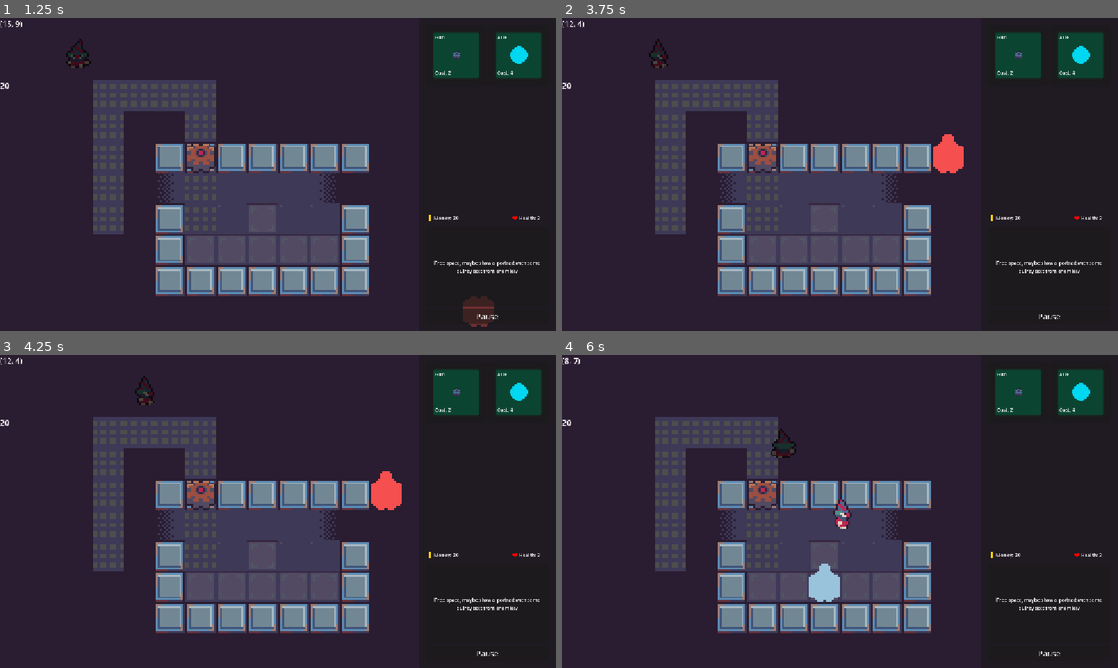
Above: before the commit, frames 1-4 (two rows, left to right).
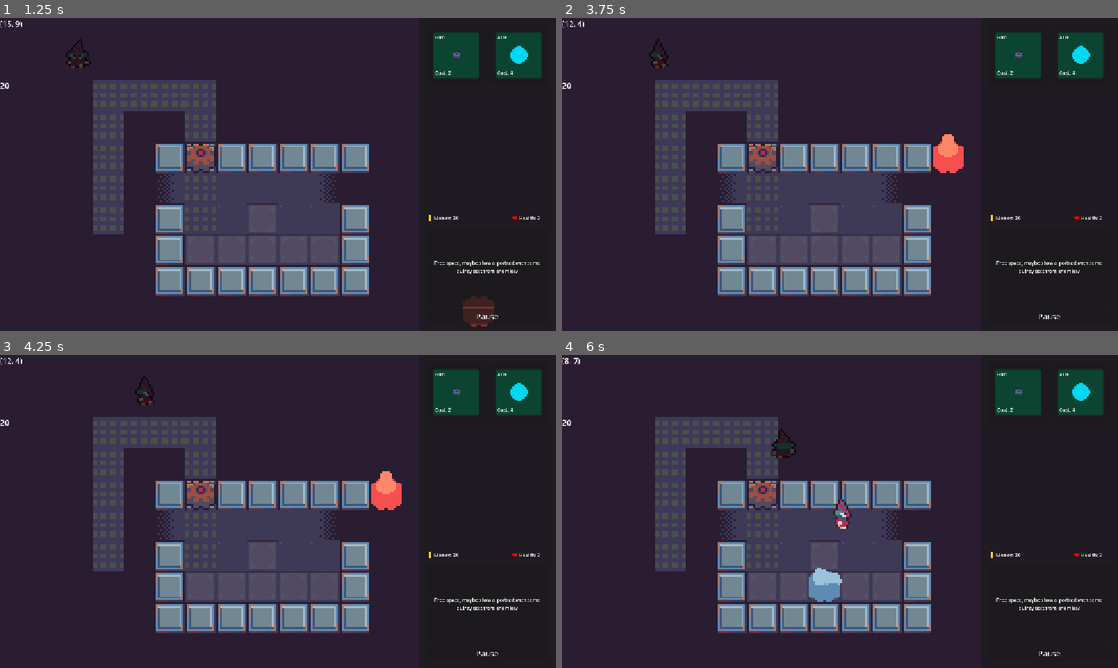
Above: after the commit, the same moments.

Repository: aughckt/spin-to-win
Game: Godot game, scene res://structure/level_manager.tscn
Same seed, same stepped clock (60 frames per second), same inputs: the game is played once before the commit and once after it. The engine's default icon, where the game draws it, is replaced by a stand-in: a white triangle on a blue panel in a dark square.
Inputs (mouse positions are in pixels of both pictures, inside the frame that each line leads up to):
- Up to frame 1 (1.25 s): click "Start Wave" at 0.5 s
- Up to frame 2 (3.75 s): click (1017, 55) at 1.27 s; click "Pause" at 2 s; click "Continue" at 2.75 s; move the mouse to (962, 158) at 3.52 s; hold D (right) from 3.53 s (still down); hold Mouse wheel down (scroll_down) from 3.53 s (still down); click (962, 158) at 3.67 s
- Up to frame 3 (4.25 s): keep holding D (right); keep holding Mouse wheel down (scroll_down); tap Mouse wheel up (scroll_up) at 3.8 s
- Up to frame 4 (6 s): move the mouse to (728, 527) at 4.27 s; release D (right) at 4.28 s; release Mouse wheel down (scroll_down) at 4.28 s; hold S (down) 4.28-5.03 s; tap Mouse wheel up (scroll_up) at 4.35, 5.3, 5.85 s; click (728, 527) at 4.42 s; tap Mouse wheel down (scroll_down) at 4.55 s; move the mouse to (895, 442) at 5.02 s; hold D (right) 5.03-5.78 s; hold Mouse wheel down (scroll_down) 5.03-5.78 s; click (895, 442) at 5.17 s; move the mouse to (812, 574) at 5.77 s; hold W (up) from 5.78 s (still down); click (812, 574) at 5.92 s

Frame 1 is identical in both runs. In frame 2, 0.2% of the frame differs, in the area x 67-72%, y 37-45%; in frame 3, 0.2%; in frame 4, 0.4%, in the area x 44-51%, y 66-79%.

Commit message:
finish build visual

Diff:
--- a/environment/environment.gd
+++ b/environment/environment.gd
@@ -36,6 +36,8 @@
 ##true if powered
 var ori_gear_state: Dictionary[Vector2i, bool] = {}
 
+var tower_rotation: float = 0
+
 const directions: Array[Vector2i] = [Vector2i.RIGHT, Vector2i.DOWN, Vector2i.LEFT, Vector2i.UP]
 const end_tile_type := 4
 
@@ -161,12 +163,6 @@
 		if gearmap.get_cell_source_id(tile) != -1:
 			return "Tile is already occupied"
 
-		#var terrain_data := terrainmap.get_cell_tile_data(tile)
-		#if terrain_data != null:
-			#var perms := get_perms(tile) #terrain_data.get_custom_data(BuildPermsName) as BuildPerms
-			#if perms == BuildPerms.Nothing:
-				#return "Cannot build on this tile"
-
 		if get_perms(tile) == BuildPerms.Nothing:
 			return "Cannot build on this tile"
 
@@ -211,7 +207,7 @@
 		gearmap.set_cell(tile, gearmap.tile_set.get_source_id(0), ATLAS_COORDS[BASIC_GEAR])
 		var visual := GearVisual.create_basic()
 		visual.global_position = gearmap.to_global(gearmap.map_to_local(tile))
-		var build_perms := get_perms(tile) #terrainmap.get_cell_tile_data(tile).get_custom_data(BuildPermsName) as BuildPerms
+		var build_perms := get_perms(tile)
 		visual.reparent.call_deferred(underground_gears if build_perms == BuildPerms.Gears else gears)
 		tile_to_visual[tile] = visual
 
@@ -450,7 +446,6 @@
 	if tower_data.cost > budget:
 		return "This isn't a charity"
 
-	#var perms := terrainmap.get_cell_tile_data(tile).get_custom_data(BuildPermsName) as BuildPerms
 	if get_perms(tile) == BuildPerms.Gears:
 		return "Cannot build a tower on this tile"
 
@@ -463,6 +458,9 @@
 	towers.add_child(tower)
 	tower.global_position = gearmap.to_global(gearmap.map_to_local(tile))
 	tower.data = tower_data
+
+	if tower is GunTower:
+		(tower as GunTower).set_gun_rotation(tower_rotation)
 
 	tile_to_tower[tile] = tower
 	return ""
--- a/towers/gun_tower/gun_tower.gd
+++ b/towers/gun_tower/gun_tower.gd
@@ -9,8 +9,8 @@
 var gun_rotation: float = PI/2
 
 
-func _ready() -> void:
-	rotate_area.input_event.connect(_on_rotate_area_input)
+#func _ready() -> void:
+	#rotate_area.input_event.connect(_on_rotate_area_input)
 
 
 func shoot() -> void:
@@ -25,20 +25,18 @@
 	SoundBus.play_sound(shoot_sound)
 
 
-func _on_rotate_area_input(_viewport: Node, event: InputEvent, _shape_idx: int) -> void:
-	if event.is_action_pressed("scroll_up"):
-		rotate_gun(-PI/2)
-	elif event.is_action_pressed("scroll_down"):
-		rotate_gun(PI/2)
+#func _on_rotate_area_input(_viewport: Node, event: InputEvent, _shape_idx: int) -> void:
+	#if event.is_action_pressed("scroll_up"):
+		#rotate_gun(-PI/2)
+	#elif event.is_action_pressed("scroll_down"):
+		#rotate_gun(PI/2)
 
-
-func rotate_gun(amount: float) -> void:
-	shooter_sprite.stop()
-	gun_rotation = wrapf(gun_rotation + amount + PI, 0.0, TAU) - PI
+func set_gun_rotation(rad: float) -> void:
+	gun_rotation = wrapf(rad + PI, 0.0, TAU) - PI
 	if gun_rotation == -PI:
 		gun_rotation = PI
 
-	print(gun_rotation)
+	shooter_sprite.stop()
 
 	if gun_rotation == PI:
 		shooter_sprite.animation = "shoot_left"
@@ -48,3 +46,6 @@
 		shooter_sprite.animation = "shoot_right"
 	elif gun_rotation == -PI/2:
 		shooter_sprite.animation = "shoot_down"
+
+func rotate_gun(amount: float) -> void:
+	set_gun_rotation(gun_rotation + amount)
--- a/ui/build_visual.gd
+++ b/ui/build_visual.gd
@@ -9,9 +9,11 @@
 @export var clear_color: Color
 @export var obstructed_color: Color
 
-@export var gun_data: TowerData
+@export var gear_clear_color: Color
+@export var gear_obstructed_color: Color
 
 var data: TowerData
+var tower: GenericTower
 
 func _ready() -> void:
 	child.process_mode = Node.PROCESS_MODE_DISABLED
@@ -25,7 +27,7 @@
 	if data == null:
 		return
 
-	var tower := data.scene.instantiate() as GenericTower
+	tower = data.scene.instantiate() as GenericTower
 	child.add_child(tower)
 	for n in child.get_children():
 		_update_nodes(n)
@@ -48,28 +50,33 @@
 
 func _unhandled_input(event: InputEvent) -> void:
 	#really dont like this
-	if data != gun_data:
+	if tower == null || tower is not GunTower:
 		return
+
+	var gun_tower := tower as GunTower
 
 	#TODO
 	if event is InputEventKey:
 		var key := (event as InputEventKey).keycode
 		match key:
+			KEY_RIGHT:
+				gun_tower.set_gun_rotation(0)
 			KEY_UP:
-				pass
+				gun_tower.set_gun_rotation(PI/2)
 			KEY_LEFT:
-				pass
+				gun_tower.set_gun_rotation(PI)
 			KEY_DOWN:
-				pass
-			KEY_RIGHT:
-				pass
+				gun_tower.set_gun_rotation(-PI/2)
+
 	elif event is InputEventMouseButton:
 		var button := (event as InputEventMouseButton).button_index
 		match button:
+			MouseButton.MOUSE_BUTTON_WHEEL_UP:
+				gun_tower.rotate_gun(-PI/4)
 			MouseButton.MOUSE_BUTTON_WHEEL_DOWN:
-				pass
-			MouseButton.MOUSE_BUTTON_WHEEL_UP:
-				pass
+				gun_tower.rotate_gun(PI/4)
+
+	Env.INST.tower_rotation = gun_tower.gun_rotation
 
 func _process(_delta: float) -> void:
 	var map := Env.INST.gearmap
@@ -86,10 +93,10 @@
 	if child.visible && gear_visual.visible:
 		var total_cost := Env.GEAR_COST + data.cost
 		if total_cost > Env.INST.budget:
-			(gear_visual.anim.material as ShaderMaterial).set_shader_parameter("color", clear_color if can_place_gear else obstructed_color)
+			(gear_visual.anim.material as ShaderMaterial).set_shader_parameter("color", gear_clear_color if can_place_gear else gear_obstructed_color)
 			mat.set_shader_parameter("color", obstructed_color)
 			return
 
-	var col: Color = clear_color if can_place_gear || can_place_tower else obstructed_color
-	mat.set_shader_parameter("color", col)
-	(gear_visual.anim.material as ShaderMaterial).set_shader_parameter("color", col)
+	#var col: Color = clear_color if can_place_gear || can_place_tower else obstructed_color
+	mat.set_shader_parameter("color", clear_color if can_place_gear || can_place_tower else obstructed_color)
+	(gear_visual.anim.material as ShaderMaterial).set_shader_parameter("color", gear_clear_color if can_place_gear || can_place_tower else gear_obstructed_color)
--- a/ui/build_visual.tscn
+++ b/ui/build_visual.tscn
@@ -14,7 +14,9 @@
 mat = SubResource("ShaderMaterial_ecnu7")
 gear_visual = NodePath("GearVisual")
 clear_color = Color(0.6, 0.7607843, 0.85882354, 1)
-obstructed_color = Color(0.9607843, 0.30980393, 0.30980393, 1)
+obstructed_color = Color(1, 0.5294118, 0.4, 1)
+gear_clear_color = Color(0.3647059, 0.54509807, 0.7019608, 1)
+gear_obstructed_color = Color(0.9607843, 0.30980393, 0.30980393, 1)
 
 [node name="GearVisual" parent="." unique_id=16609391 instance=ExtResource("3_mhavr")]
 
